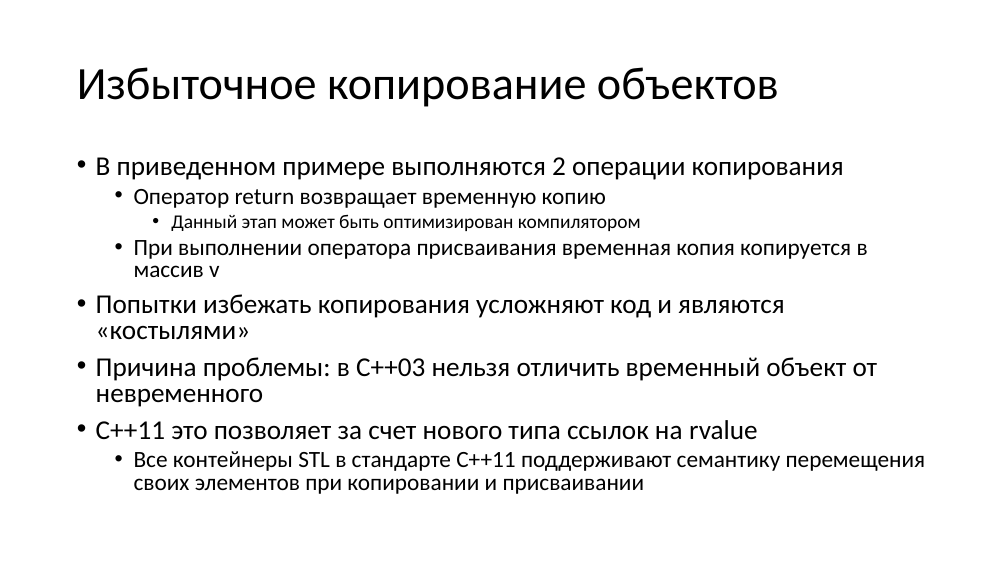
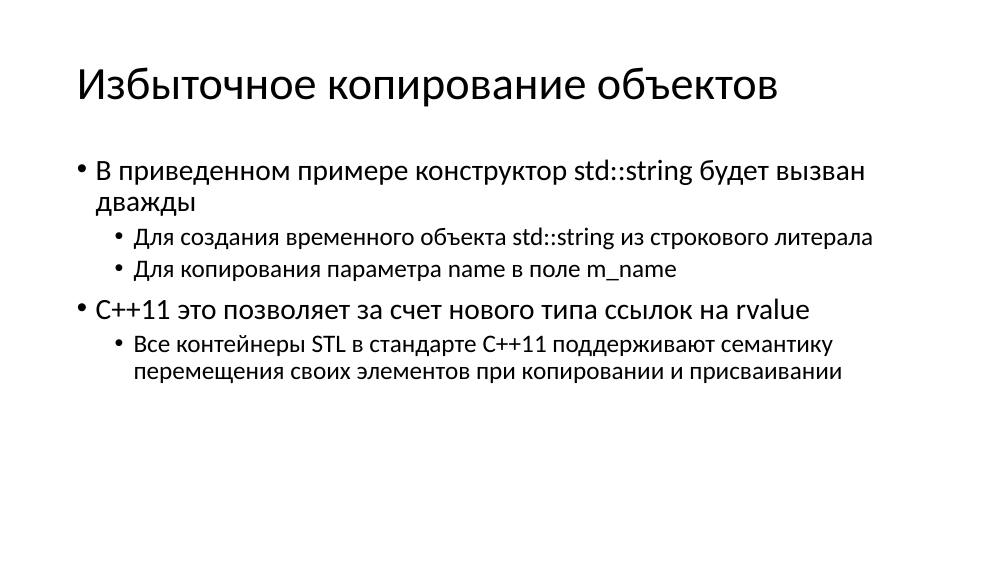
Before and after one commit to alexey-malov/oop, a slide deck: slide 131 of lectures/02/Основы ООП.pptx. Drawn at 1008x567 pixels with LibreOffice and Linux fonts; fonts in the diff are those of the drawing. Boxes give left, top, right and bottom in pixels: in the first picture for what was removed or moved away, otherwise in the second. Text is boxed around its words. In the diff, an @@ line names an element or a change of style, - is before the commit and + after.

```diff
--- a/lectures/02/Основы ООП.pptx
+++ b/lectures/02/Основы ООП.pptx
@@ text at (96,159,874,281): text changed; size 25.9 to 24 pt @@
-• В приведенном примере выполняются 2 операции копирования
-  • Оператор return возвращает временную копию
-    • Данный этап может быть оптимизирован компилятором
-  • При выполнении оператора присваивания временная копия копируется в массив v
-• Попытки избежать копирования усложняют код и являются «костылями»
-• Причина проблемы: в C++03 нельзя отличить временный объект от невременного
+• В приведенном примере конструктор std::string будет вызван дважды
+  • Для создания временного объекта std::string из строкового литерала
+  • Для копирования параметра name в поле m_name
@@ text at (96,298,842,383): size 25.9 to 28 pt in "C++11 это позволяет за счет нового типа ..."; size 22.2 to 24 pt in "Все контейнеры STL в стандарте C++11 поддерживают ..."; line spacing 0.8 to 0.9 @@
```
Also in this commit, not shown: 7 other slides changed, 4 slides added, 2 slides removed, 3 other files.
